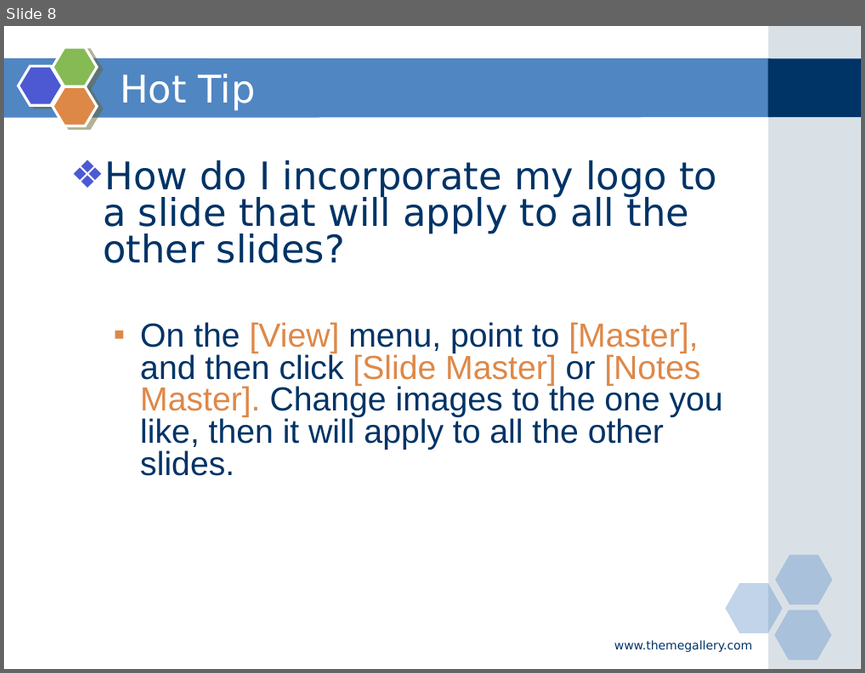
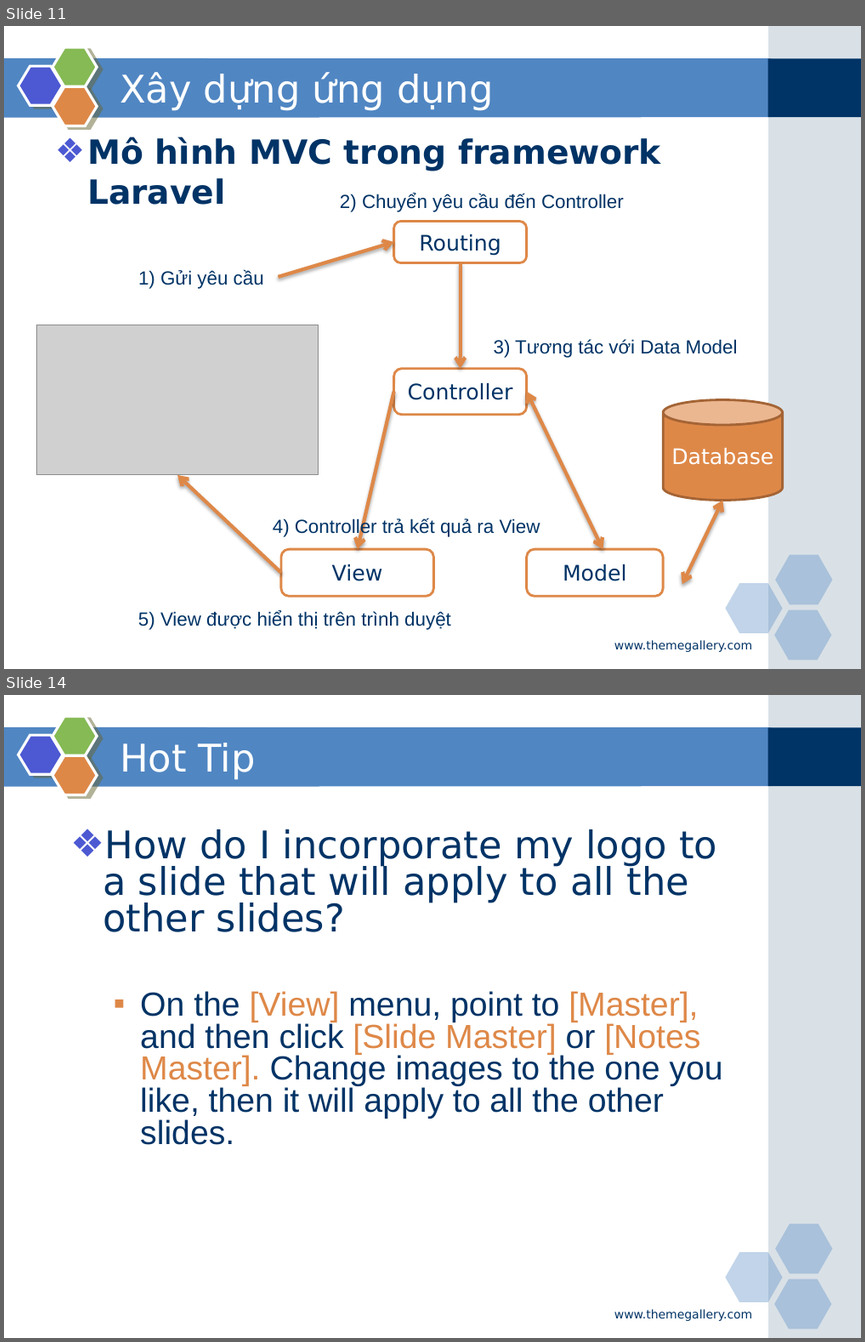
Before and after one commit to phamduong/graduation-project-agile-tool, a slide deck: Báo cáo/Slide bao cao.pptx. Shown one above the other, each under a label of ours: slide 8 before the commit, slides 11 and 14 after it; the slides between them are not shown. The pictures are 865x673 and 865x1342 pixels, drawn with LibreOffice and Linux fonts; fonts in the diff are those of the drawing; grey boxes stand for pictures. Boxes give left, top, right and bottom in pixels: in the first picture for what was removed or moved away, otherwise in the second. Text is boxed around its words. In the diff, an @@ line names an element or a change of style, - is before the commit and + after.

```diff
--- a/Báo cáo/Slide bao cao.pptx
+++ b/Báo cáo/Slide bao cao.pptx
@@ slide 11 added at box(4, 26, 861, 669), background #FFFFFF; not listed: 9 template elements that a slide beside it also shows @@
@@ title added at box(120, 72, 494, 111), 32 pt, text #FFFFFF @@
+Xây dựng ứng dụng
@@ text added at box(87, 137, 661, 204), 28 pt, text #003366, bold @@
+❖ Mô hình MVC trong framework Laravel
@@ group added at box(36, 193, 782, 630): 5 texts, 4 rounded rectangles, 4 arrows, 2 double arrows, 1 cylinder, 1 picture @@
+Routing
+Model
+View
+Database
+Controller
+1) Gửi yêu cầu
+2) Chuyển yêu cầu đến Controller
+3) Tương tác với Data Model
+4) Controller trả kết quả ra View
+5) View được hiển thị trên trình duyệt
@@ text added at box(614, 640, 752, 652), 10 pt, text #003366 @@
+www.themegallery.com
@@ what was slide 8 is now slide 14 @@
```
Also in this commit, not shown: 4 slides changed, 7 other slides added, 2 slides removed, 9 other files.
